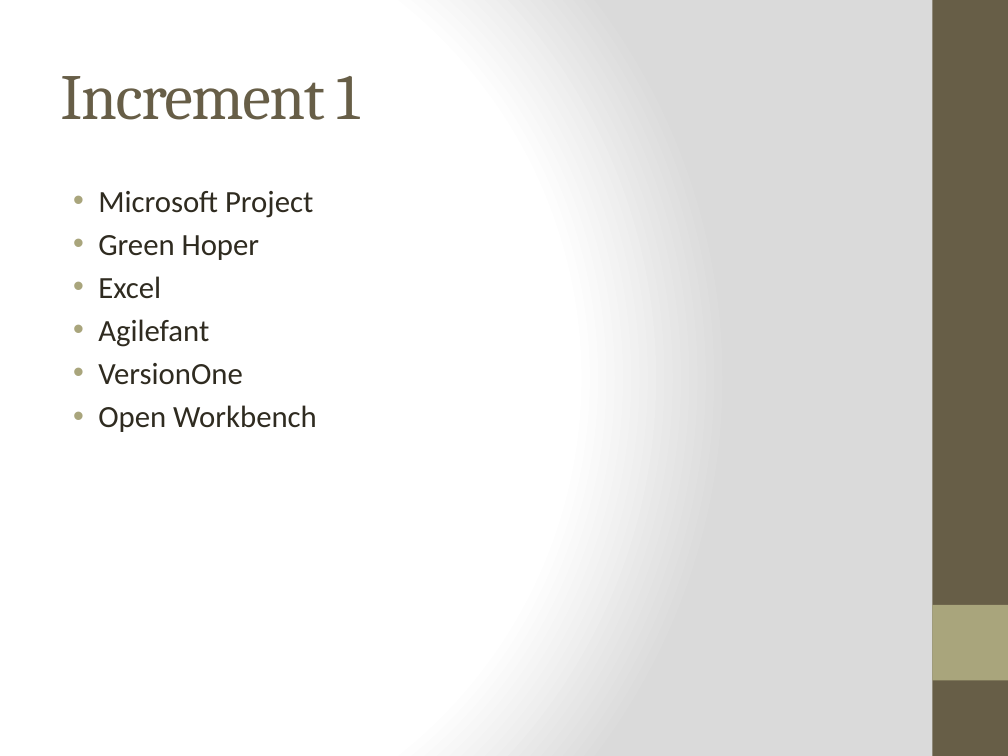
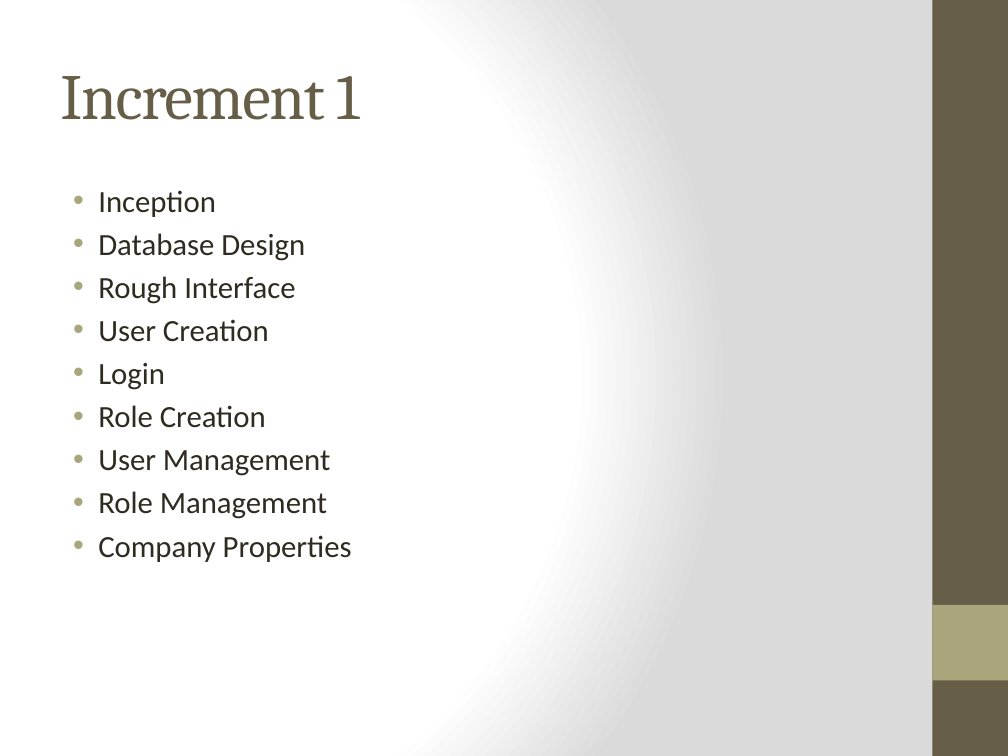
Before and after one commit to DanLain/ProjectManagement, a slide deck: slide 3 of Presentation/Team 3 project plan1.pptx. Drawn at 1008x756 pixels with LibreOffice and Linux fonts; fonts in the diff are those of the drawing. Boxes give left, top, right and bottom in pixels: in the first picture for what was removed or moved away, otherwise in the second. Text is boxed around its words. In the diff, an @@ line names an element or a change of style, - is before the commit and + after.

```diff
--- a/Presentation/Team 3 project plan1.pptx
+++ b/Presentation/Team 3 project plan1.pptx
@@ text at (98, 190, 352, 562): text changed @@
-• Microsoft Project
-• Green Hoper
-• Excel
-• Agilefant
-• VersionOne
-• Open Workbench
+• Inception
+• Database Design
+• Rough Interface
+• User Creation
+• Login
+• Role Creation
+• User Management
+• Role Management
+• Company Properties
```
Also in this commit, not shown: 3 other slides changed.
